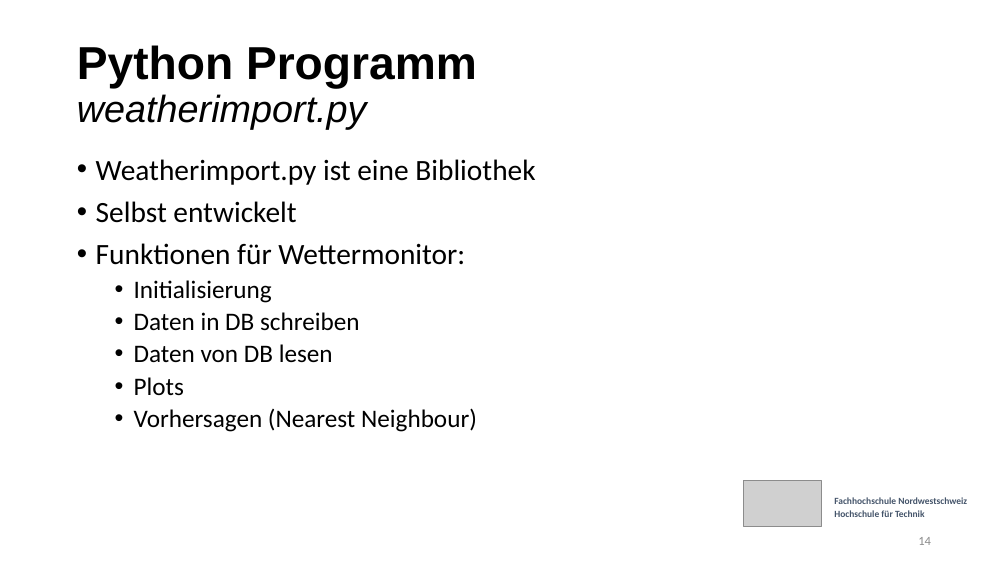
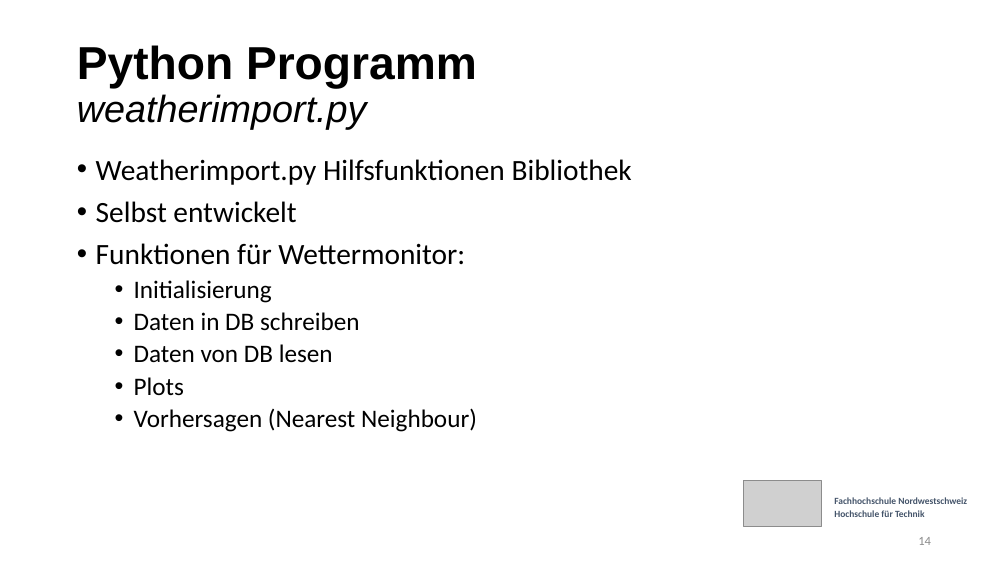
Before and after one commit to etiiiR/FHNW_Wettermonitor, a slide deck: slide 14 of Powerpoint v3.pptx. Drawn at 1008x567 pixels with LibreOffice and Linux fonts; fonts in the diff are those of the drawing; grey boxes stand for pictures. Boxes give left, top, right and bottom in pixels: in the first picture for what was removed or moved away, otherwise in the second. Text is boxed around its words. In the diff, an @@ line names an element or a change of style, - is before the commit and + after.

```diff
--- a/Powerpoint v3.pptx
+++ b/Powerpoint v3.pptx
@@ text at bbox=[96, 159, 632, 185]: text changed @@
-• Weatherimport.py ist eine Bibliothek
+• Weatherimport.py Hilfsfunktionen Bibliothek
```
Also in this commit, not shown: 1 other slide changed, 1 slide added.
